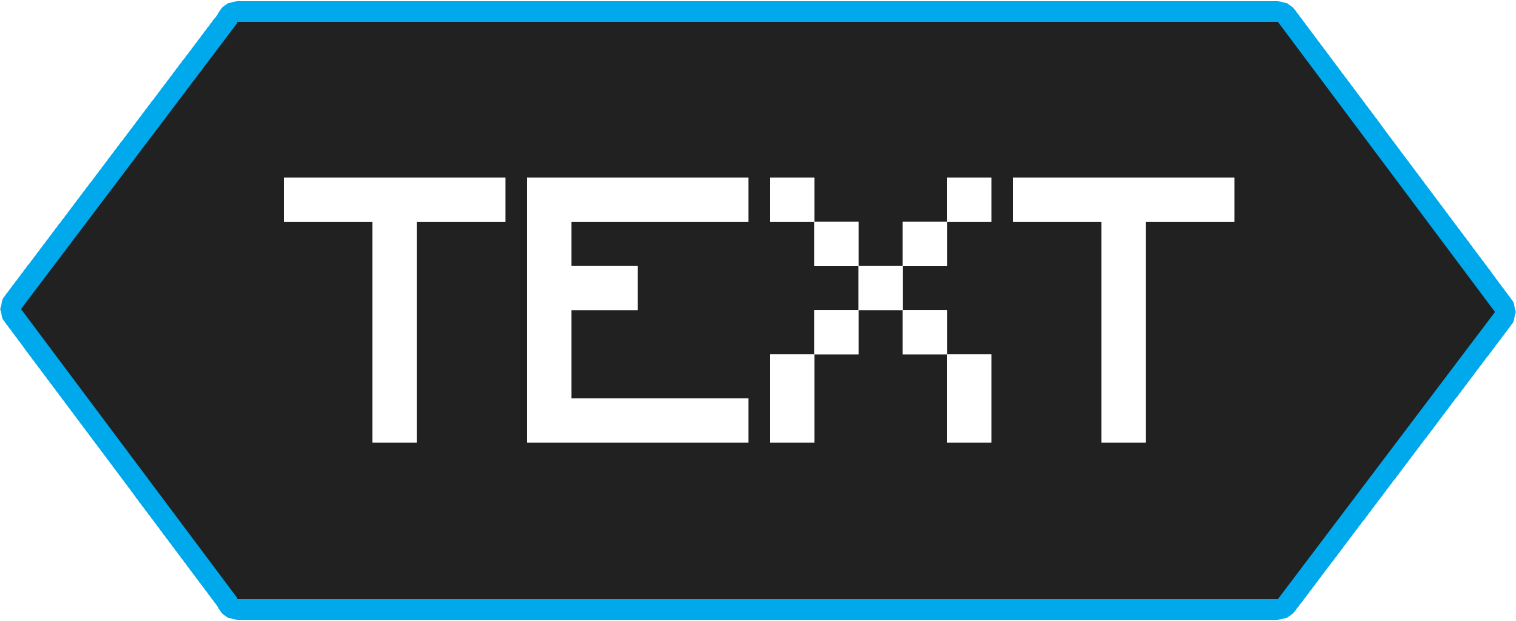
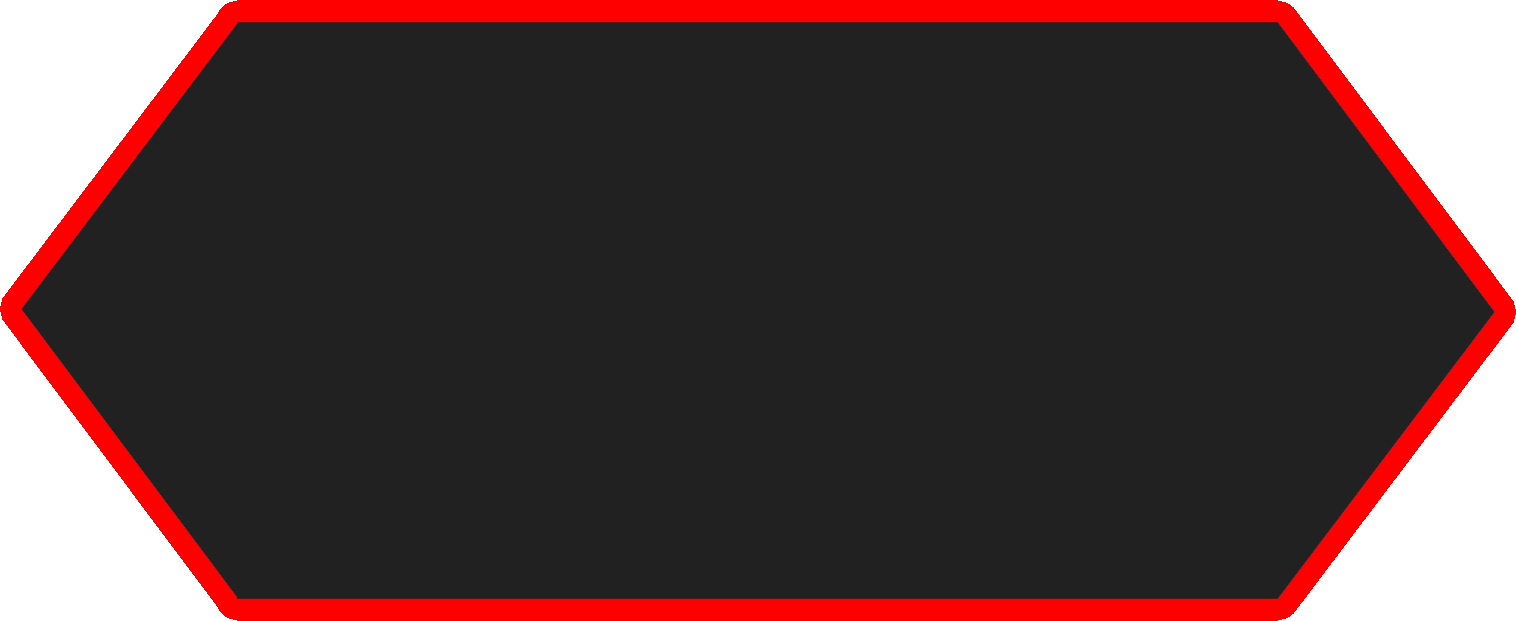
Layers edited between the first and the second 1516×621 image:
renamed "TEXT" to "PLAY", hid it, painted on it over [284, 177, 1235, 443]
painted on "Rectangle 1" over [0, 0, 1516, 621]
